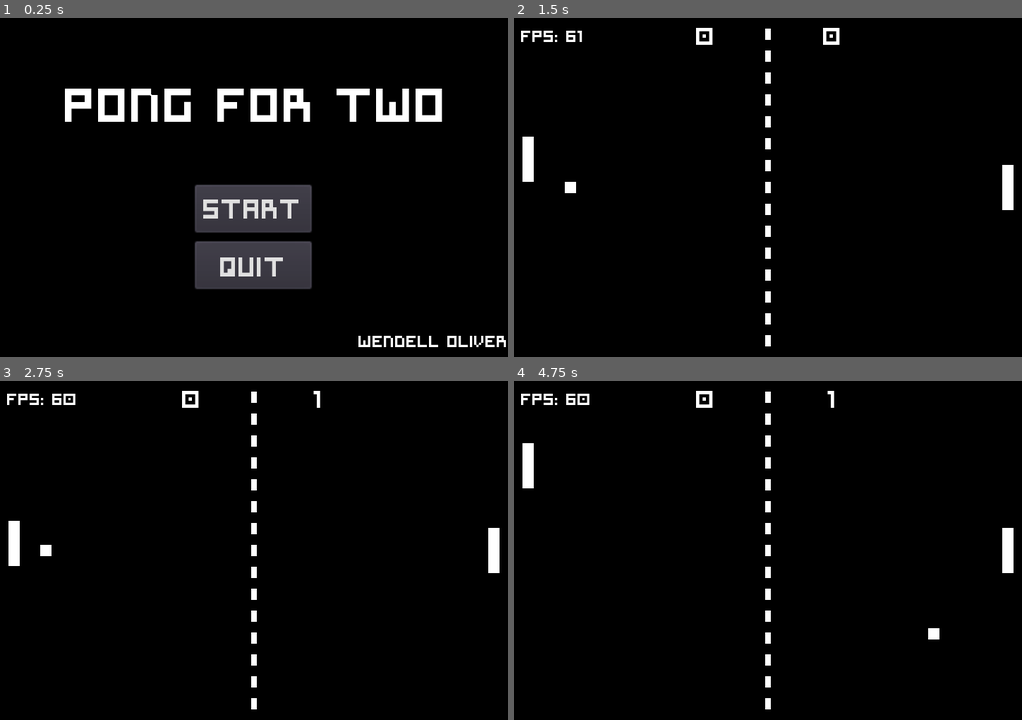
Above: before the commit, frames 1-4 (two rows, left to right).
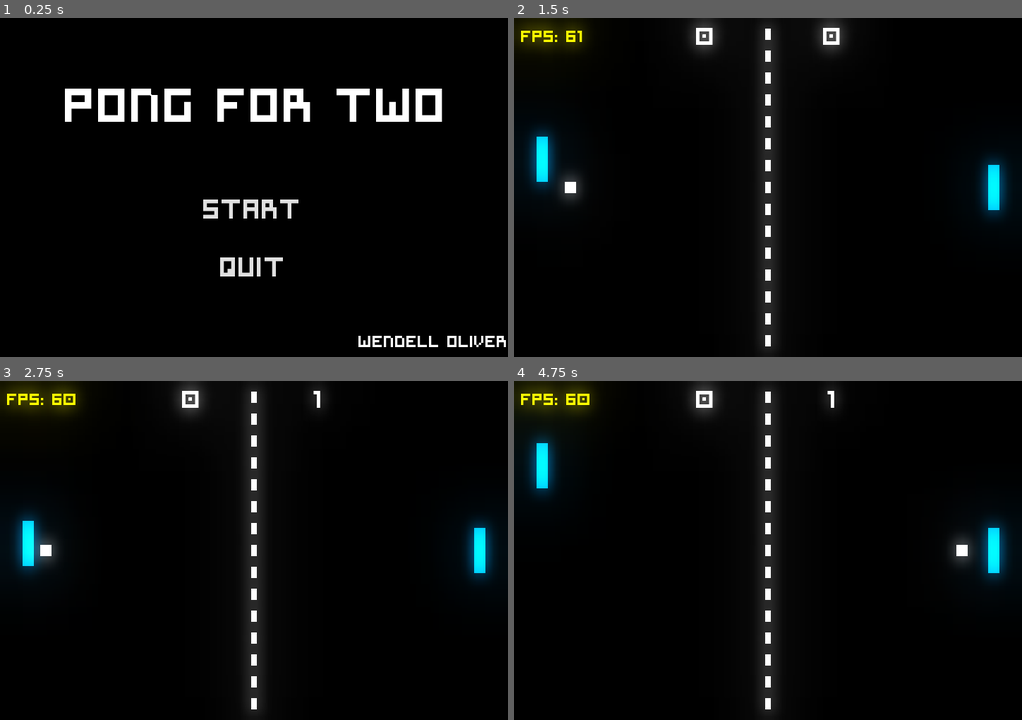
Above: after the commit, the same moments.

Repository: wendelloliiver/pong-for-two
Game: Godot game, scene res://src/scenes/Menu.tscn
The game is run twice, just before and just after one commit, with the same random seed, the same clock (stepped at 60 frames per second) and the same inputs.
Inputs:
- Up to frame 1 (0.25 s): no input
- Up to frame 2 (1.5 s): click "Start" at 0.5 s; hold A (p1_move_up) from 1.28 s (still down)
- Up to frame 3 (2.75 s): release A (p1_move_up) at 2.03 s; hold Z (p1_move_down) from 2.03 s (still down)
- Up to frame 4 (4.75 s): release Z (p1_move_down) at 2.78 s; hold A (p1_move_up) 2.78-4.28 s; hold Z (p1_move_down) from 4.28 s (still down)

The runs differ from the first frame. In frame 1, 5.7% of the frame differs, in the area x 38-62%, y 49-80%; in frame 2, 7.5%; in frame 3, 7.2%; in frame 4, 7.6%, in the area x 0-99%, y 0-99%.

Commit message:
Add efeito de luzes

Diff:
--- a/game/src/demo/Demo.tscn
+++ b/game/src/demo/Demo.tscn
@@ -23,6 +23,13 @@
 [sub_resource type="DynamicFont" id=4]
 font_data = ExtResource( 5 )
 
+[sub_resource type="Environment" id=5]
+background_mode = 4
+glow_enabled = true
+glow_bloom = 1.0
+glow_blend_mode = 0
+glow_bicubic_upscale = true
+
 [node name="Demo" type="Node"]
 script = ExtResource( 4 )
 
@@ -35,6 +42,7 @@
 }
 
 [node name="LabelShowFPS" type="Label" parent="HUD"]
+modulate = Color( 0.991211, 0.981531, 0, 1 )
 anchor_left = 0.0138889
 anchor_right = 0.130556
 anchor_bottom = 0.1
@@ -79,8 +87,12 @@
 [node name="Ball" parent="." instance=ExtResource( 1 )]
 
 [node name="Racket" parent="." instance=ExtResource( 2 )]
+modulate = Color( 0, 0.643137, 1, 1 )
+position = Vector2( 20, 120 )
 
 [node name="EnemyRacket" parent="." instance=ExtResource( 6 )]
+modulate = Color( 0, 0.643137, 1, 1 )
+position = Vector2( 340, 120 )
 
 [node name="PauseMode" type="Node" parent="."]
 pause_mode = 2
@@ -113,4 +125,8 @@
 }
 
 [node name="TimerMenu" type="Timer" parent="."]
+
+[node name="WorldEnvironment" type="WorldEnvironment" parent="."]
+environment = SubResource( 5 )
+
 [connection signal="timeout" from="TimerMenu" to="." method="_on_TimerMenu_timeout"]
--- a/game/src/scenes/Menu.tscn
+++ b/game/src/scenes/Menu.tscn
@@ -34,6 +34,7 @@
 custom_fonts/font = SubResource( 1 )
 enabled_focus_mode = 0
 text = "Start"
+flat = true
 __meta__ = {
 "_edit_use_anchors_": true
 }
@@ -47,6 +48,7 @@
 custom_fonts/font = SubResource( 1 )
 enabled_focus_mode = 0
 text = "Quit"
+flat = true
 __meta__ = {
 "_edit_use_anchors_": true
 }
@@ -75,5 +77,6 @@
 __meta__ = {
 "_edit_use_anchors_": true
 }
+
 [connection signal="pressed" from="BtnStart" to="." method="_on_BtnStart_pressed"]
 [connection signal="pressed" from="BtnQuit" to="." method="_on_BtnQuit_pressed"]
Not shown: 1 places in game/src/demo/Demo.tscn that only renumber resources
Not shown, changed: .gitignore
